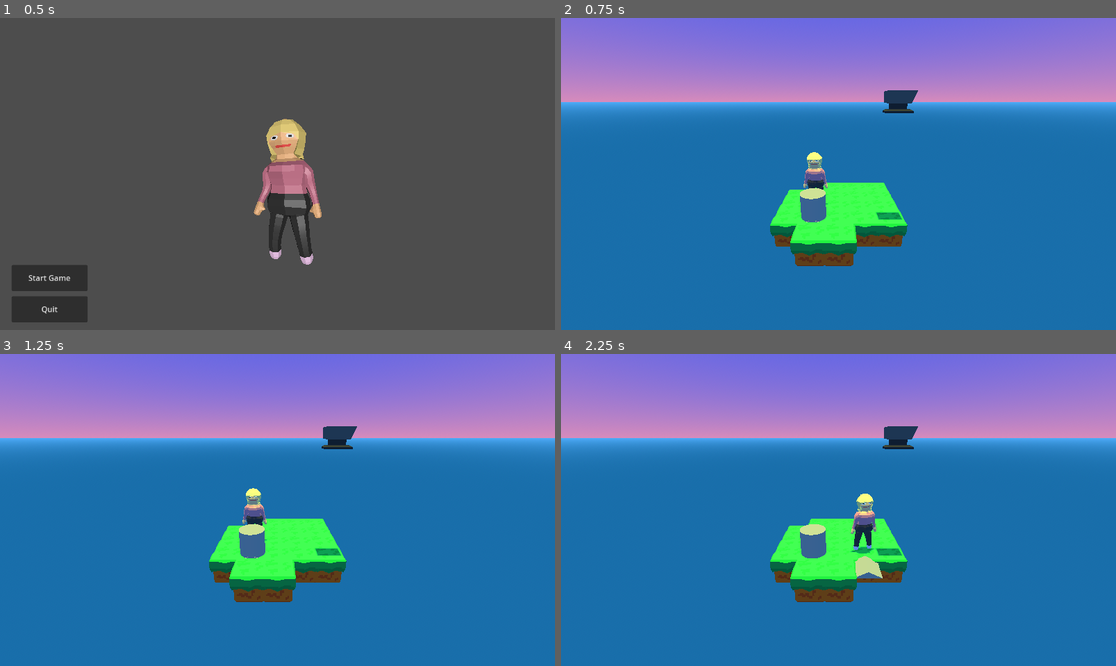
Above: before the commit, frames 1-4 (two rows, left to right).
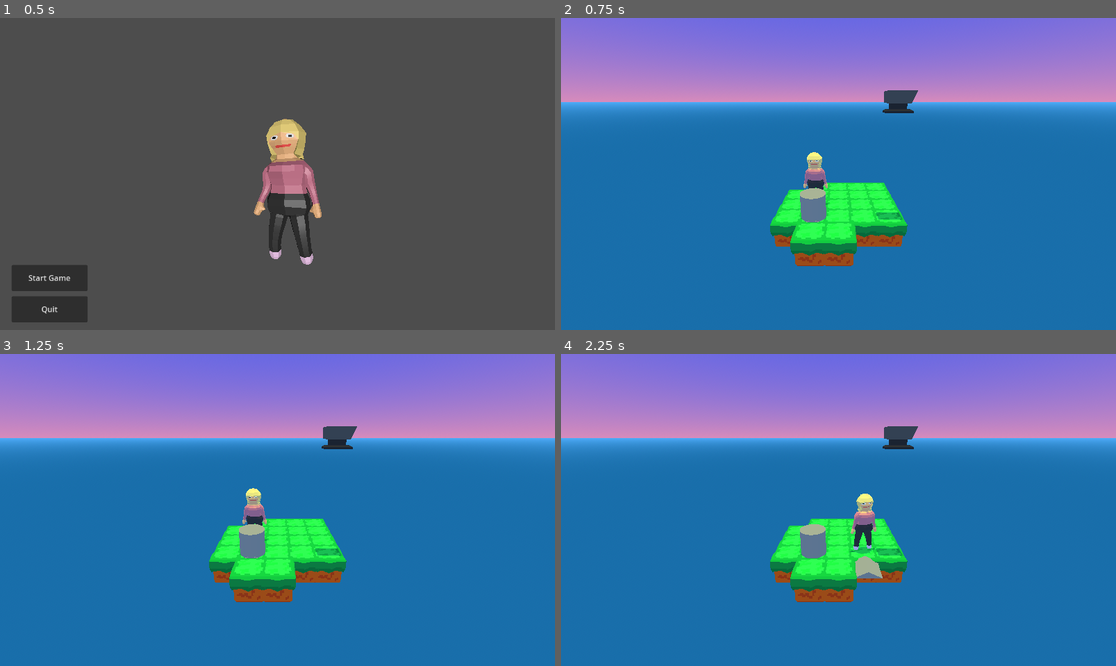
Above: after the commit, the same moments.

Repository: shamotte/rpg-death-jam
Game: Godot game, scene res://scenes/main_menu.tscn
Same seed, same stepped clock (60 frames per second), same inputs: the game is played once before the commit and once after it.
Inputs:
- Up to frame 1 (0.5 s): no input
- Up to frame 2 (0.75 s): click "Start Game" at 0.5 s
- Up to frame 3 (1.25 s): no input
- Up to frame 4 (2.25 s): tap Enter at 1.25 s; hold Right (move_right) 1.28-2.03 s; hold Space (interact) 1.28-2.03 s; hold Down (move_down) from 2.03 s (still down); tap Space (interact) at 2.1 s

Frame 1 is identical in both runs. In frame 2, 2.6% of the frame differs, in the area x 37-63%, y 42-80%; in frame 3, 2.6%; in frame 4, 2.8%, in the area x 37-63%, y 44-80%.

Commit message:
Grid grass, less harsh lighting

Diff:
--- a/objects/arrow/arrow.tscn
+++ b/objects/arrow/arrow.tscn
@@ -2,6 +2,21 @@
 
 [ext_resource type="PackedScene" uid="uid://cnkfnjr6oy0uw" path="res://objects/arrow/arrow.gltf" id="1_j5af0"]
 [ext_resource type="Script" path="res://objects/arrow/arrow.gd" id="1_ralr8"]
+
+[sub_resource type="Animation" id="Animation_ixxgj"]
+length = 0.001
+tracks/0/type = "value"
+tracks/0/imported = false
+tracks/0/enabled = true
+tracks/0/path = NodePath("blockbench_export:position")
+tracks/0/interp = 1
+tracks/0/loop_wrap = true
+tracks/0/keys = {
+"times": PackedFloat32Array(0),
+"transitions": PackedFloat32Array(1),
+"update": 0,
+"values": [Vector3(0, 0, 0)]
+}
 
 [sub_resource type="Animation" id="Animation_eka82"]
 resource_name = "bob"
@@ -17,21 +32,6 @@
 "transitions": PackedFloat32Array(1, 1, 1, 1, 1),
 "update": 0,
 "values": [Vector3(0, 0, 0), Vector3(0, 0, 0.25), Vector3(0, 0, 0), Vector3(0, 0, -0.25), Vector3(0, 0, 0)]
-}
-
-[sub_resource type="Animation" id="Animation_ixxgj"]
-length = 0.001
-tracks/0/type = "value"
-tracks/0/imported = false
-tracks/0/enabled = true
-tracks/0/path = NodePath("blockbench_export:position")
-tracks/0/interp = 1
-tracks/0/loop_wrap = true
-tracks/0/keys = {
-"times": PackedFloat32Array(0),
-"transitions": PackedFloat32Array(1),
-"update": 0,
-"values": [Vector3(0, 0, 0)]
 }
 
 [sub_resource type="AnimationLibrary" id="AnimationLibrary_4ijjm"]
--- a/scenes/main_scene.tscn
+++ b/scenes/main_scene.tscn
@@ -20,7 +20,7 @@
 background_mode = 2
 sky = SubResource("Sky_nf5yk")
 ambient_light_source = 2
-ambient_light_color = Color(0.408874, 0.692285, 1, 1)
+ambient_light_color = Color(0.671048, 0.825302, 1, 1)
 
 [sub_resource type="StandardMaterial3D" id="StandardMaterial3D_nalih"]
 albedo_color = Color(0.560784, 0.792157, 0.278431, 1)
@@ -37,6 +37,7 @@
 [node name="Sun" type="DirectionalLight3D" parent="."]
 transform = Transform3D(1, 0, 0, 0, -4.37114e-08, 1, 0, -1, -4.37114e-08, 0, 12.9584, 0)
 light_color = Color(0.999787, 0.86806, 0, 1)
+light_energy = 0.238
 shadow_enabled = true
 
 [node name="Camera3D" type="Camera3D" parent="."]
Binary file changed: objects/ground_tile/grass/grass.png
Not shown, changed: objects/ground_tile/grass/ground_tile.gltf
Binary file changed: objects/ground_tile/grass/ground_tile_0.png
Not shown, changed: objects/ground_tile/grass/ground_tile_0.png.import
Not shown, changed: objects/ground_tile/grass/ground_tile.bbmodel
